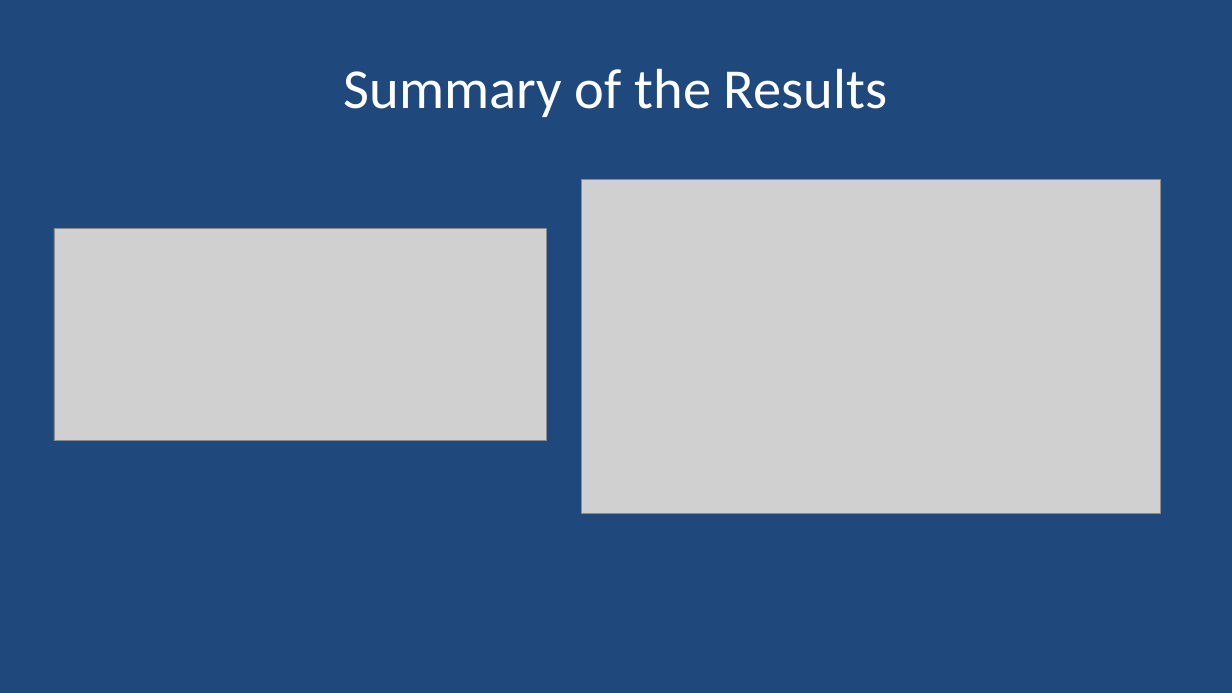
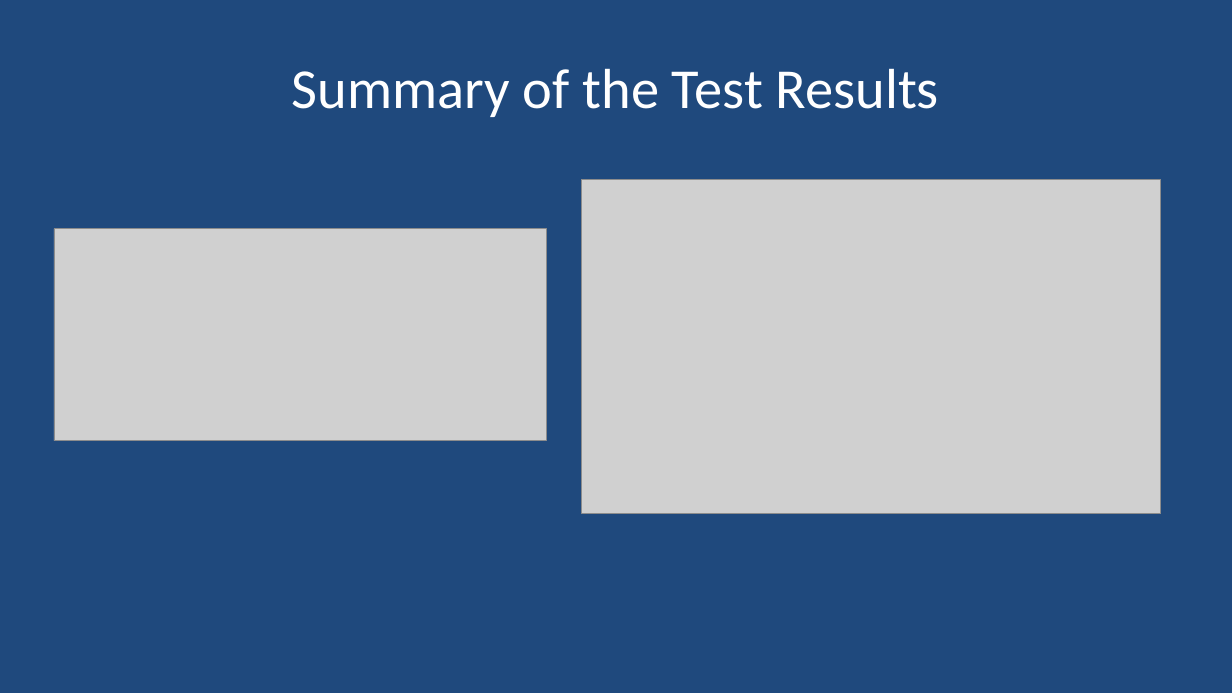
Before and after one commit to Yan1702/IOD17Feb, a slide deck: slide 9 of CapstoneProject/CapstoneProject_Presentation.pptx. Drawn at 1232x693 pixels with LibreOffice and Linux fonts; fonts in the diff are those of the drawing; grey boxes stand for pictures. Boxes give left, top, right and bottom in pixels: in the first picture for what was removed or moved away, otherwise in the second. Text is boxed around its words. In the diff, an @@ line names an element or a change of style, - is before the commit and + after.

```diff
--- a/CapstoneProject/CapstoneProject_Presentation.pptx
+++ b/CapstoneProject/CapstoneProject_Presentation.pptx
@@ title at [292,68,939,117]: text changed @@
-Summary of the Results
+Summary of the Test Results
```
Also in this commit, not shown: 2 other slides changed.
